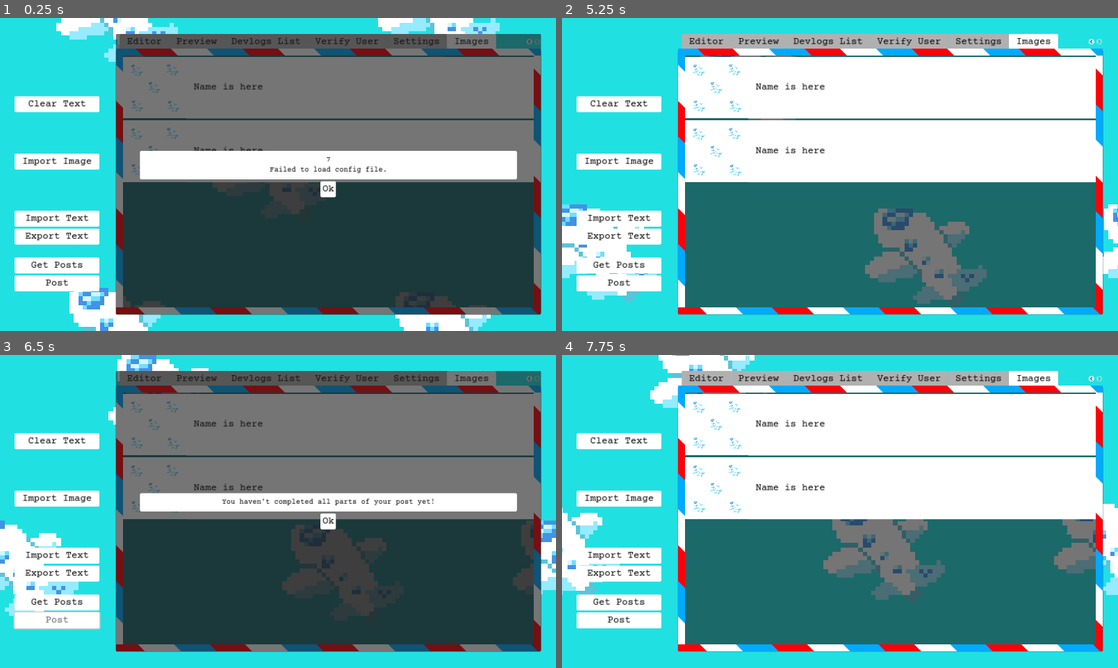
Above: before the commit, frames 1-4 (two rows, left to right).
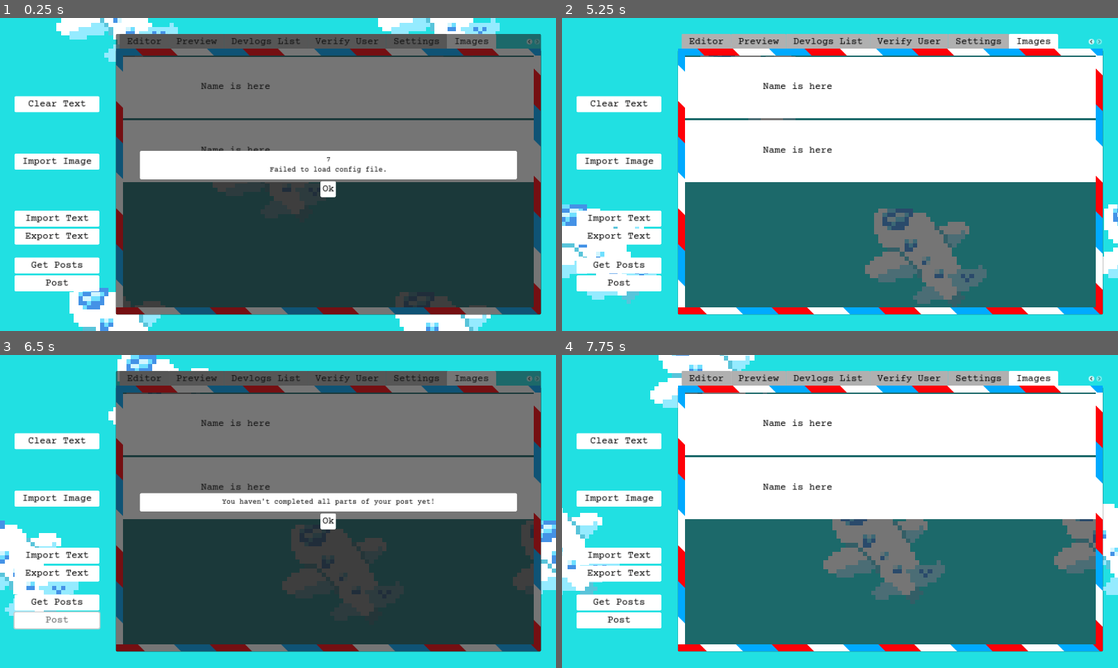
Above: after the commit, the same moments.

Repository: jennyton88/devlogs-maker
Game: Godot game, scene res://scenes/devlogs.tscn
The game is run twice, just before and just after one commit, with the same random seed, the same clock (stepped at 60 frames per second) and the same inputs.
Inputs:
- Up to frame 1 (0.25 s): no input
- Up to frame 2 (5.25 s): click "Ok" at 0.5 s; click "Clear Text" at 1.25 s; click "Import Image" at 2 s; click "Import Text" at 2.75 s; click "Export Text" at 3.5 s; click "Get Posts" at 4.25 s; click "Ok" at 5 s
- Up to frame 3 (6.5 s): click "Post" at 5.75 s
- Up to frame 4 (7.75 s): click "Clear Text" at 6.5 s; click "Clear All" at 7.25 s

The runs differ from the first frame. In frame 1, 0.5% of the frame differs, in the area x 23-96%, y 14-51%; in frame 2, 0.9%, in the area x 23-96%, y 14-53%; in frame 3, 0.6%; in frame 4, 0.9%.

Commit message:
testing image part visually

Diff:
--- a/scenes/components/image_part.tscn
+++ b/scenes/components/image_part.tscn
@@ -1,33 +1,26 @@
 [gd_scene load_steps=3 format=3 uid="uid://qktia7fc28pd"]
 
-[ext_resource type="Texture2D" uid="uid://c68nqgvrw67ro" path="res://assets/imgs/airplane.png" id="1_ofr6b"]
-
-[sub_resource type="StyleBoxFlat" id="StyleBoxFlat_hd67f"]
-bg_color = Color(1, 1, 1, 1)
+[ext_resource type="Script" path="res://scripts/components/image_part.gd" id="1_4lbjt"]
+[ext_resource type="StyleBox" uid="uid://b4lln4fbs8r84" path="res://assets/materials/image_part.tres" id="1_5ggrm"]
 
 [node name="ImagePart" type="PanelContainer"]
 offset_right = 199.0
 offset_bottom = 128.0
 size_flags_horizontal = 3
-theme_override_styles/panel = SubResource("StyleBoxFlat_hd67f")
+theme_override_styles/panel = ExtResource("1_5ggrm")
+script = ExtResource("1_4lbjt")
 metadata/img_path = ""
 
-[node name="HBoxContainer" type="HBoxContainer" parent="."]
+[node name="HBox" type="HBoxContainer" parent="."]
 layout_mode = 2
-size_flags_vertical = 0
 
-[node name="HBoxContainer" type="HBoxContainer" parent="HBoxContainer"]
-layout_mode = 2
-size_flags_horizontal = 3
-
-[node name="TextureRect" type="TextureRect" parent="HBoxContainer/HBoxContainer"]
+[node name="Thumb" type="TextureRect" parent="HBox"]
 custom_minimum_size = Vector2(128, 128)
 layout_mode = 2
-texture = ExtResource("1_ofr6b")
-expand_mode = 3
-stretch_mode = 4
+expand_mode = 2
+stretch_mode = 5
 
-[node name="LineEdit" type="LineEdit" parent="HBoxContainer/HBoxContainer"]
+[node name="Filename" type="RichTextLabel" parent="HBox"]
 layout_mode = 2
 size_flags_horizontal = 3
 text = "Name is here"
--- /dev/null
+++ b/scripts/components/image_part.gd
@@ -0,0 +1,5 @@
+extends PanelContainer
+
+
+func set_image(img_texture: Texture2D):
+	get_node("HBox/Thumb").texture = img_texture;
